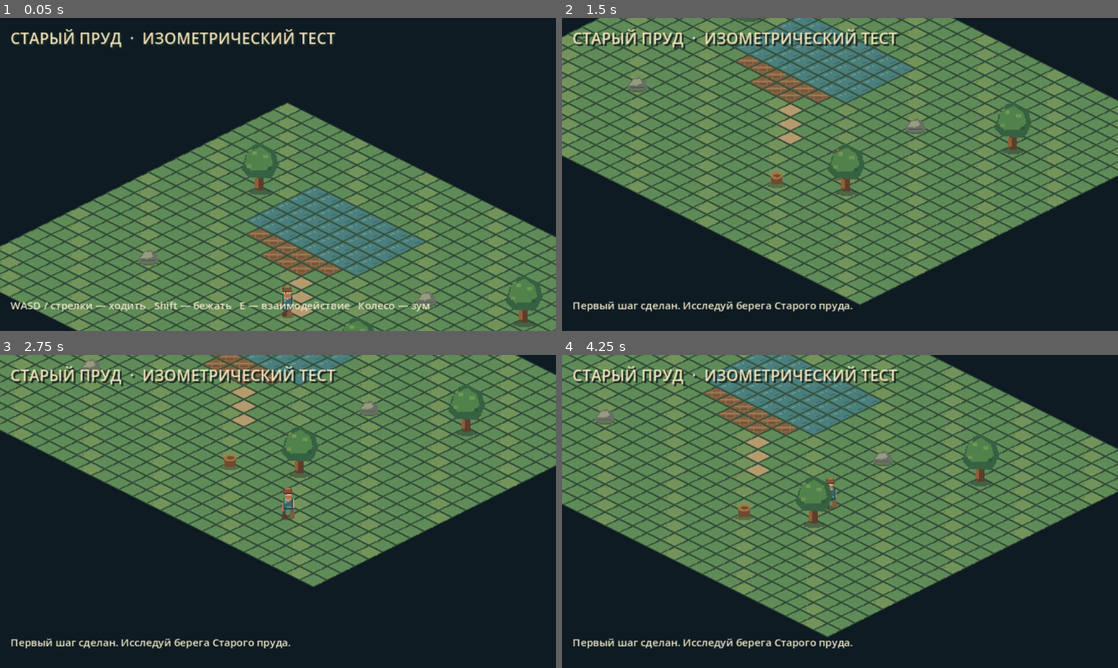
Above: before the commit, frames 1-4 (two rows, left to right).
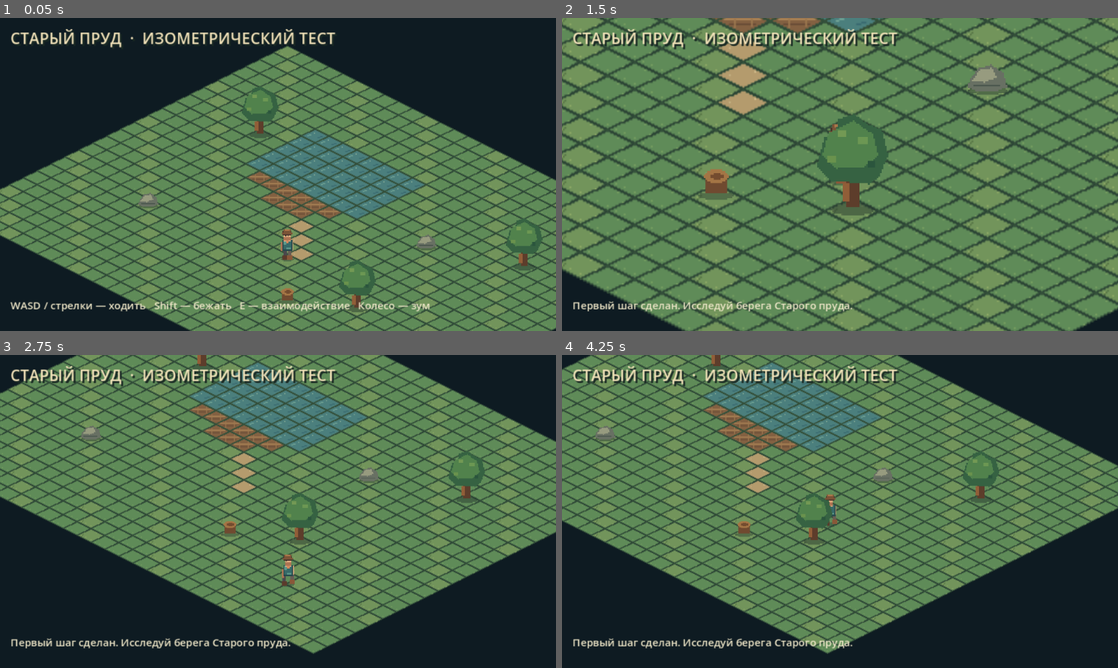
Above: after the commit, the same moments.

Repository: pajeroff/Still_Waters
Game: Godot game, scene res://World.tscn
The game is run twice, just before and just after one commit, with the same random seed, the same clock (stepped at 60 frames per second) and the same inputs.
Inputs (mouse positions are in pixels of both pictures, inside the frame that each line leads up to):
- Up to frame 1 (0.05 s): no input
- Up to frame 2 (1.5 s): tap Enter at 0.5 s; move the mouse to (962, 158) at 0.52 s; hold D (move_right) 0.53-1.28 s; tap J (achievements) at 0.6 s; click (962, 158) at 0.67 s; move the mouse to (728, 190) at 1.27 s; hold S (move_down) from 1.28 s (still down); tap = (camera_zoom_in) at 1.35 s
- Up to frame 3 (2.75 s): move the mouse to (333, 442) at 2.02 s; release S (move_down) at 2.03 s; hold D (move_right) from 2.03 s (still down); hold - (camera_zoom_out) from 2.03 s (still down)
- Up to frame 4 (4.25 s): move the mouse to (812, 574) at 2.77 s; release D (move_right) at 2.78 s; release - (camera_zoom_out) at 2.78 s; hold W (move_up) 2.78-3.53 s; tap Space (cast) at 2.85 s; click (812, 574) at 2.92 s; move the mouse to (1006, 558) at 3.52 s; hold A (move_left) from 3.53 s (still down); hold E (interact) from 3.53 s (still down)

The runs differ from the first frame. In frame 1, 44% of the frame differs, in the area x 0-100%, y 8-100%; in frame 2, 62%, in the area x 0-100%, y 0-100%; in frame 3, 50%; in frame 4, 35%.
Error before the commit: Parse Error: Cannot infer the type of "target" variable because the value doesn't have a set type. (res://scripts/world_camera.gd:33)

Commit message:
Add explicit types for indexed values
Co-authored-by: arena-agent <297053741+arena-agent@users.noreply.github.com>

Diff:
--- a/scripts/player.gd
+++ b/scripts/player.gd
@@ -63,13 +63,13 @@
 func _update_facing(direction: Vector2) -> void:
 	var angle := direction.angle()
 	var direction_index := posmod(roundi(angle / (PI / 4.0)), SCREEN_DIRECTIONS.size())
-	facing = SCREEN_DIRECTIONS[direction_index]
+	facing = str(SCREEN_DIRECTIONS[direction_index])
 
 func _interact_with_nearest() -> void:
 	_prune_invalid_interactables()
 	if nearby_points.is_empty():
 		return
-	var target := nearby_points[0]
+	var target: InteractablePoint = nearby_points[0]
 	var nearest_distance := global_position.distance_squared_to(target.global_position)
 	for point in nearby_points:
 		var distance := global_position.distance_squared_to(point.global_position)
--- a/scripts/world_camera.gd
+++ b/scripts/world_camera.gd
@@ -1,6 +1,6 @@
 extends Camera2D
 
-const ZOOM_LEVELS := [1.0, 2.0]
+const ZOOM_LEVELS: Array[float] = [1.0, 2.0]
 
 @export var map_limits := Rect2i(-400, -32, 896, 480)
 @export var smooth_speed := 8.0
@@ -30,5 +30,5 @@
 
 func _set_zoom(direction: int) -> void:
 	_zoom_index = clampi(_zoom_index + direction, 0, ZOOM_LEVELS.size() - 1)
-	var target := Vector2.ONE * ZOOM_LEVELS[_zoom_index]
+	var target: Vector2 = Vector2.ONE * float(ZOOM_LEVELS[_zoom_index])
 	create_tween().tween_property(self, "zoom", target, 0.14)
